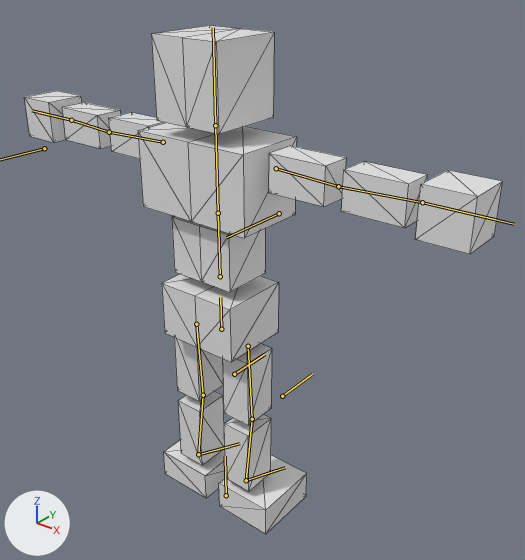
An edit to the glTF model BrowserGame/public/models/ToyQuest.glb, drawn before and after from the same camera.
The view is the same before and after, from a 50 mm camera at (11.9, -13.05, 11.19) aimed at (0.72, 0.92, 2.53). Every picture has the same lights, and +X, +Y and +Z are marked at lower left. Both versions are drawn at frame 9 of the action '01_rightarm.run'; the numbers are the values there. The bones that bend it are drawn over the model as lines. Mesh edges are drawn as thin lines.

Objects in the first picture: '立方体'.
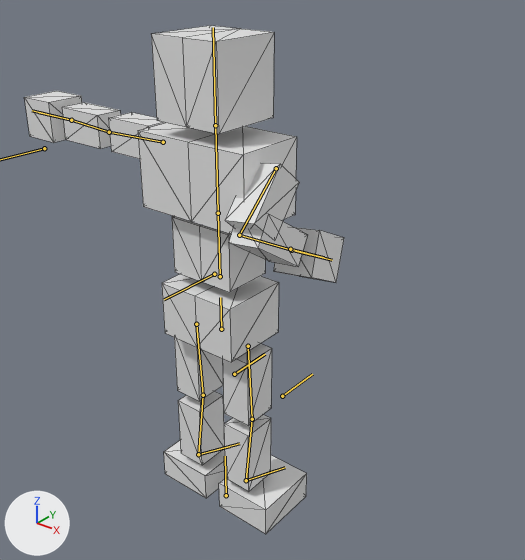
Boxes (x1, y1, x2, y2) around the edits, measured in the pictures (525 x 560 px):
'立方体', posed (33% narrower): before (24, 26, 502, 534); after (24, 26, 344, 534)
bone 'upper arm.L', root to tip: before (276, 168) to (338, 186); after (276, 168) to (239, 235)
bone 'forearm.L', root to tip: before (338, 186) to (422, 202); after (239, 235) to (291, 250)
bone 'hand.L', root to tip: before (422, 202) to (514, 224); after (291, 250) to (332, 260)

The change, as a diff of the scene's bpy script:
```diff
--- a/BrowserGame/public/models/ToyQuest.glb.py
+++ b/BrowserGame/public/models/ToyQuest.glb.py
@@ bone_upper_arm_l @@
 bone_upper_arm_l = bpy.data.objects['アーマチュア'].pose.bones['upper arm.L']  # child of 'chest'
-bone_upper_arm_l.rotation_quaternion = (1.0, 0.0, 0.0, 0.0)  # degrees (0, 0, 0)
+bone_upper_arm_l.rotation_quaternion = (0.698, 0.308, -0.293, -0.574)  # degrees (50, -3, -80)
@@ bone_forearm_l @@
 bone_forearm_l = bpy.data.objects['アーマチュア'].pose.bones['forearm.L']  # child of 'upper arm.L'
-bone_forearm_l.rotation_quaternion = (1.0, 0.0, 0.0, 0.0)  # degrees (0, 0, 0)
+bone_forearm_l.rotation_quaternion = (0.643, -0.764, 0.0, -0.016)  # degrees (-100, -1, -1)
@@ bone_hand_l @@
 bone_hand_l = bpy.data.objects['アーマチュア'].pose.bones['hand.L']  # child of 'forearm.L'
-bone_hand_l.rotation_quaternion = (1.0, 0.0, 0.0, 0.0)  # degrees (0, 0, 0)
+bone_hand_l.rotation_quaternion = (0.997, -0.073, -0.021, -0.033)  # degrees (-8, -3, -4)
```
